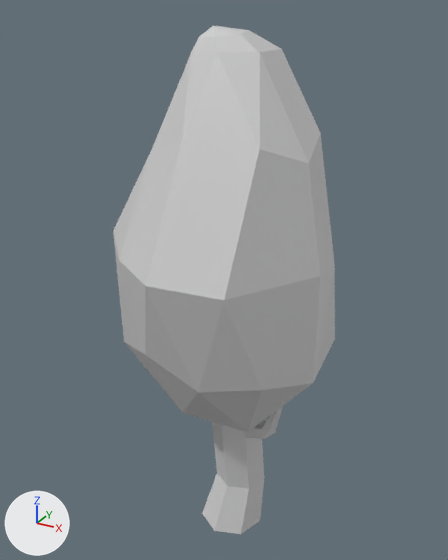
What one commit did to the COLLADA model src/resources/tree.dae.
Before and after are seen from a camera (50 mm lens) standing at (2.27, -4.3, 4.73) and looking at (-0.14, 0.08, 2.54). Lighting does not change. The marker at lower left points along +X, +Y and +Z. Where no turn or scale is listed for an object, it has been applied to the vertices.

Script lines for the objects in view, before the commit:
```python
me_icosphere = bpy.data.meshes.new('Icosphere')
me_icosphere.from_pydata(...)  # 89 vertices, 170 faces; spans x -1.16..0.85, y -0.98..0.89, z 0.02..4.61
me_icosphere.materials.append(mat_material_004)  # light grey #d1d1d1
ob_icosphere = bpy.data.objects.new('Icosphere', me_icosphere)
ob_icosphere.location = (0.0, 0.0, 0.0)
```
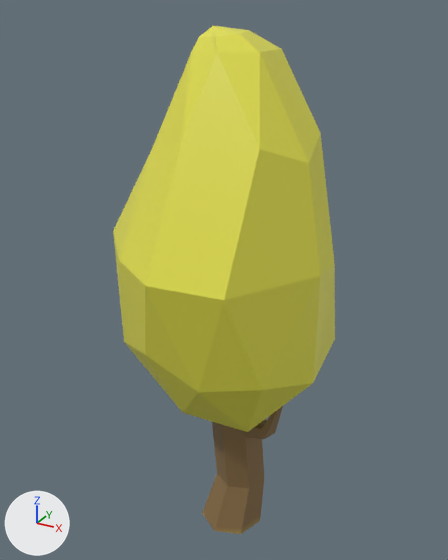
Boxes [x1, y1, x2, y2] around the edits, measured in the pictures (448 x 560 px):
'Icosphere', recoloured (grey to yellow): [113, 26, 335, 534] in both

The edits, one by one:
Picture 'tree.png' (img_tree_png) is new.
Material 'Material_002' (mat_material_002) is new.
Its texture is img_tree_png.
Its roughness is 0.44.
me_icosphere has 89 vertices, 170 faces and spans x -1.16..0.85, y -0.98..0.89, z 0.02..4.61.
me_icosphere no longer uses material mat_material_004 (light grey #d1d1d1).
me_icosphere now uses material mat_material_002 (picture img_tree_png).
